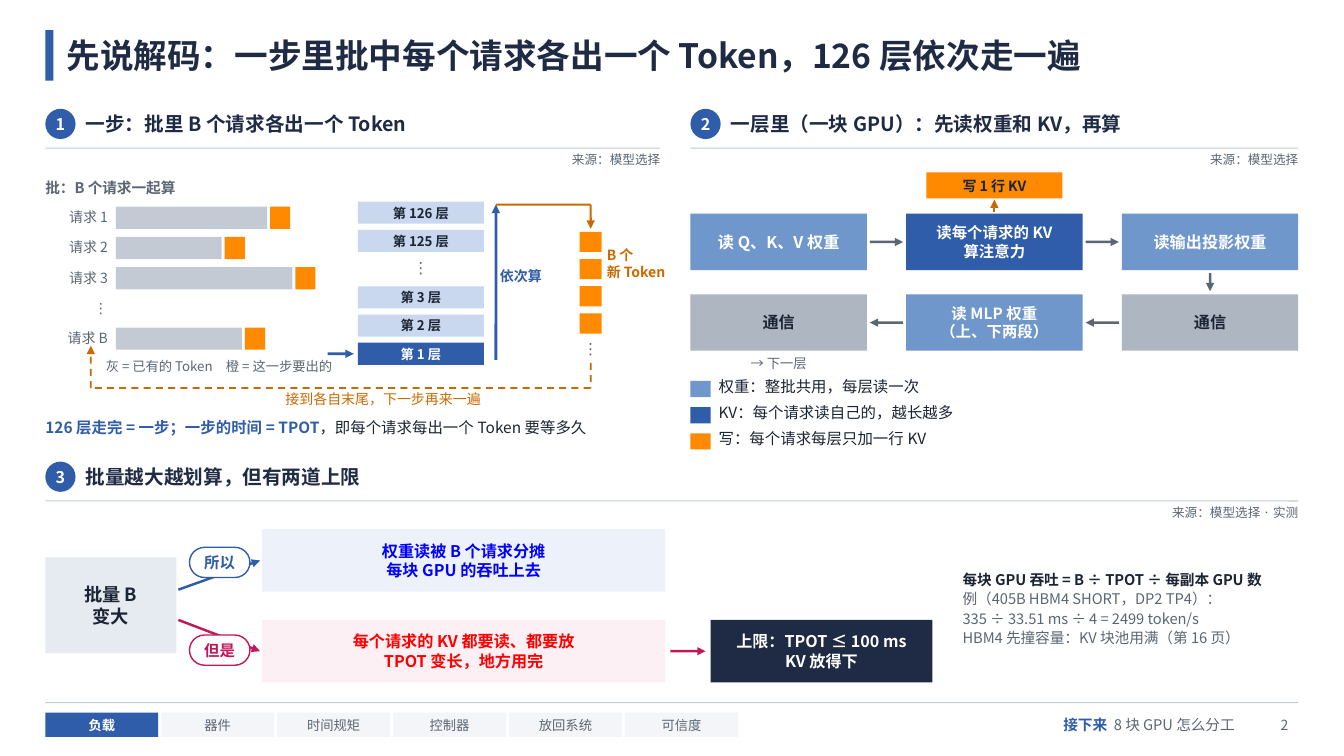
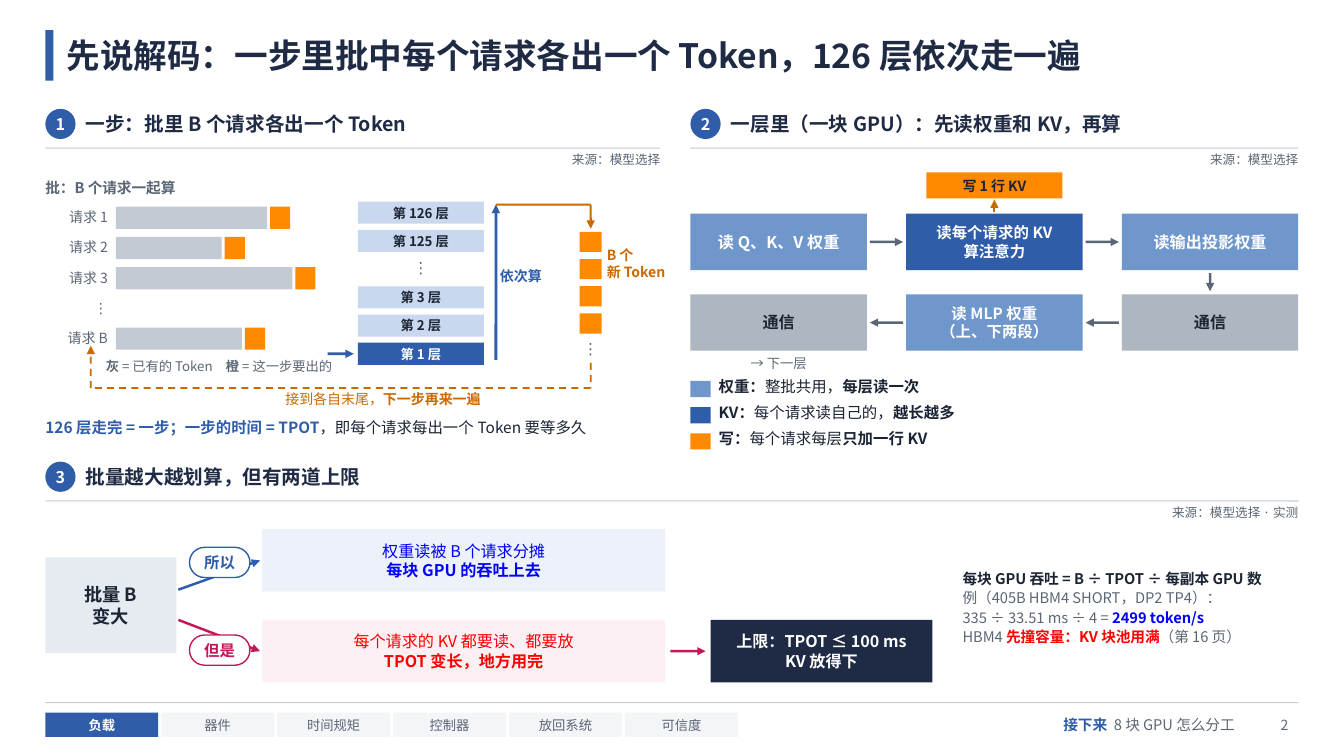
Before and after one commit to zhenghao21/heterollm-sim-4.0.0, a slide deck: slide 2 of docs/presentations/hbm_control_logic_20261107/HBM控制逻辑讲解.pptx. Drawn at 1344x756 pixels with LibreOffice and Linux fonts; fonts in the diff are those of the drawing. Boxes give left, top, right and bottom in pixels: in the first picture for what was removed or moved away, otherwise in the second. Text is boxed around its words. In the diff, an @@ line names an element or a change of style, - is before the commit and + after.

```diff
--- a/docs/presentations/hbm_control_logic_20261107/HBM控制逻辑讲解.pptx
+++ b/docs/presentations/hbm_control_logic_20261107/HBM控制逻辑讲解.pptx
@@ text "灰 = 已有的 Token 橙 ..." at <box>106,357,333,375</box>: bold on in "灰 橙" @@
@@ text "权重：整批共用，每层读一次" at <box>719,379,920,394</box>: bold on in "权重：整批共用，每层读一次" @@
@@ text "接到各自末尾，下一步再来一遍" at <box>285,392,480,406</box>: bold on in "接到各自末尾，下一步再来一遍" @@
@@ text "KV：每个请求读自己的，越长越多" at <box>719,405,955,420</box>: bold on in "KV：每个请求读自己的，越长越多" @@
@@ text "写：每个请求每层只加一行 KV" at <box>719,431,928,446</box>: bold on in "写：每个请求每层只加一行 KV" @@
@@ text in rectangle at <box>382,543,546,559</box>: bold off in "权重读被 B 个请求分摊" @@
@@ text at <box>963,611,1241,644</box>: text colour #5B6675 to #0000FF in "2499 token/s"; bold on in "2499 token/s", "先撞容量：KV 块池用满（第"; text colour #5B6675 to #FF0000 in "先撞容量：KV 块池用满（第" @@
@@ text in rectangle at <box>354,633,574,649</box>: bold off in "每个请求的 KV 都要读、都要放" @@
```
Also in this commit, not shown: 19 other slides changed, 32 other files.
